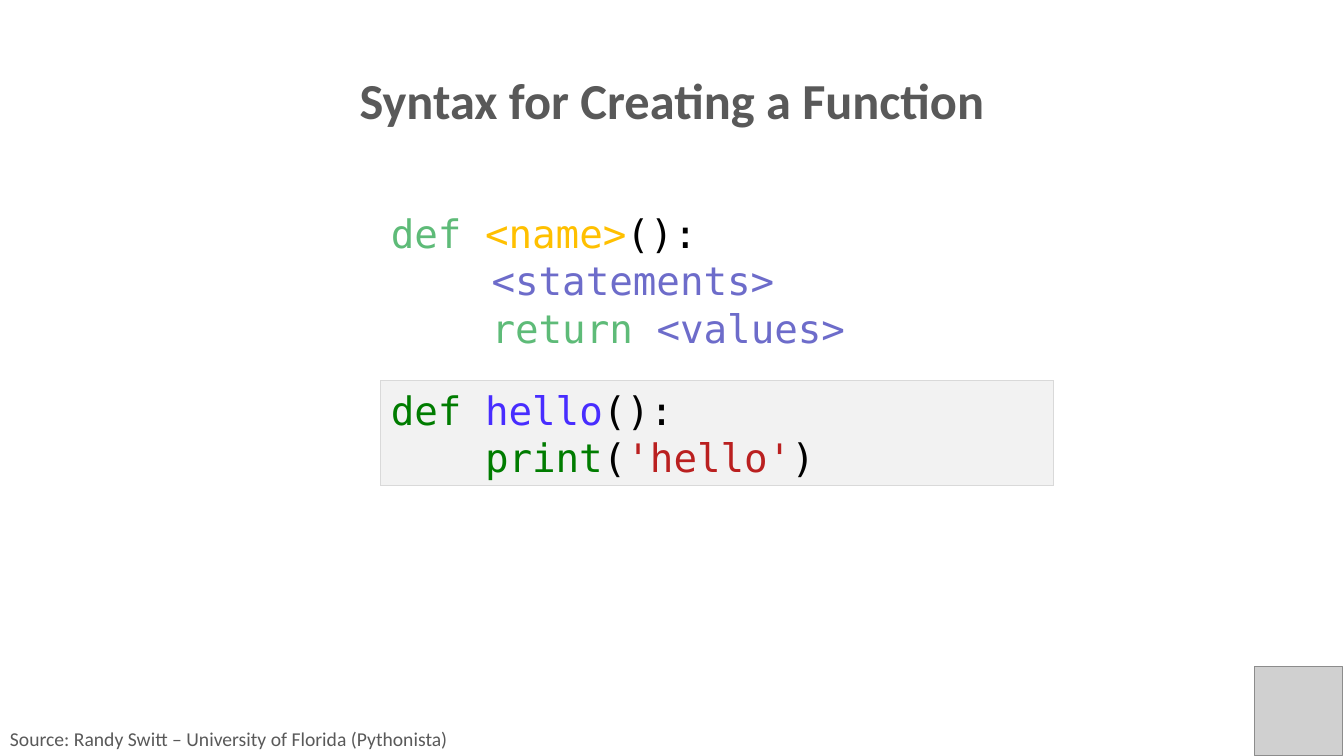
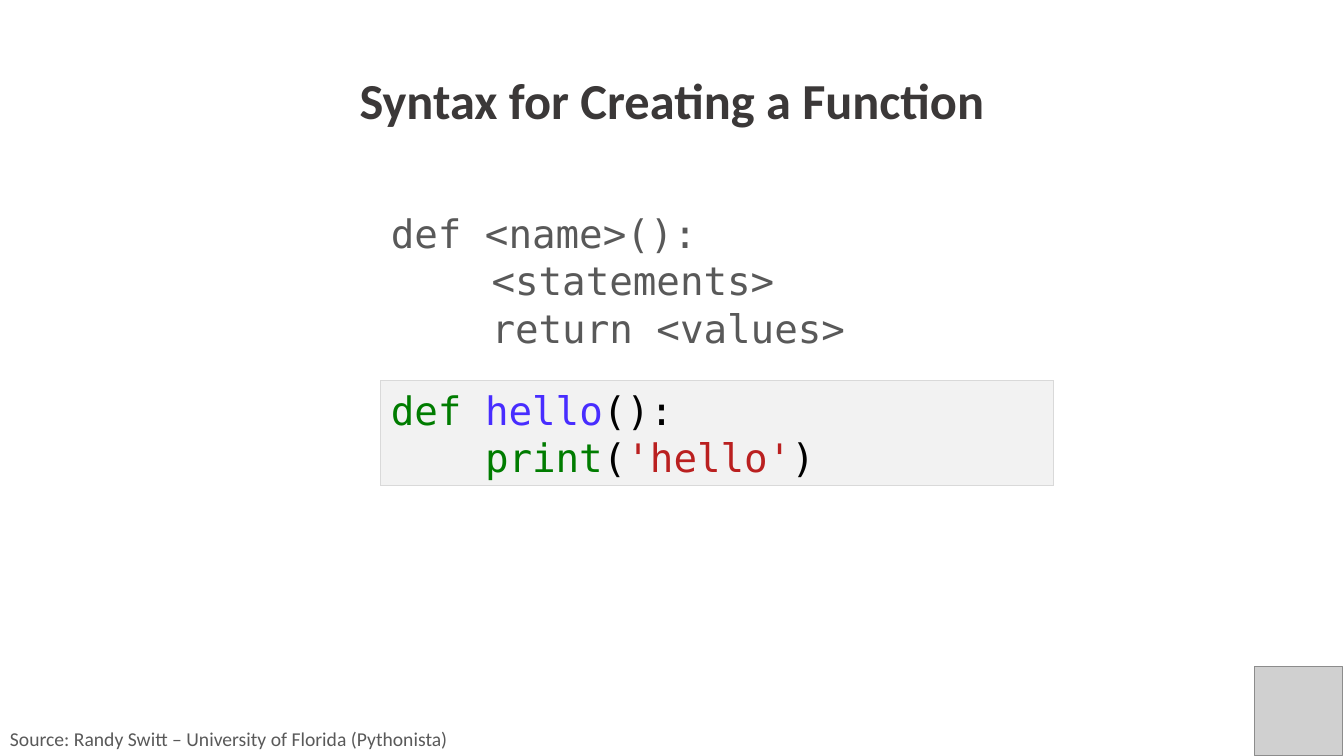
Before and after one commit to PracticumAI/python, a slide deck: slide 6 of presentations/03_functions.pptx. Drawn at 1344x756 pixels with LibreOffice and Linux fonts; fonts in the diff are those of the drawing; grey boxes stand for pictures. Boxes give left, top, right and bottom in pixels: in the first picture for what was removed or moved away, otherwise in the second. Text is boxed around its words. In the diff, an @@ line names an element or a change of style, - is before the commit and + after.

Commit message:
Updated functions .pptx to new color palette.

```diff
--- a/presentations/03_functions.pptx
+++ b/presentations/03_functions.pptx
@@ text "Syntax for Creating a Function" at box(360, 83, 984, 128): text colour #595959 to #3B3838 @@
@@ text "def <name>():" at box(391, 218, 845, 344): text colour #5EBB78 to #595959 in "def", "return"; text colour #FFC000 to #595959, text colour #000000 to #595959 in "<name>():"; text colour #6D6CCA to #595959 in "<statements>", "<values>" @@
```
Also in this commit, not shown: 16 other slides changed.
